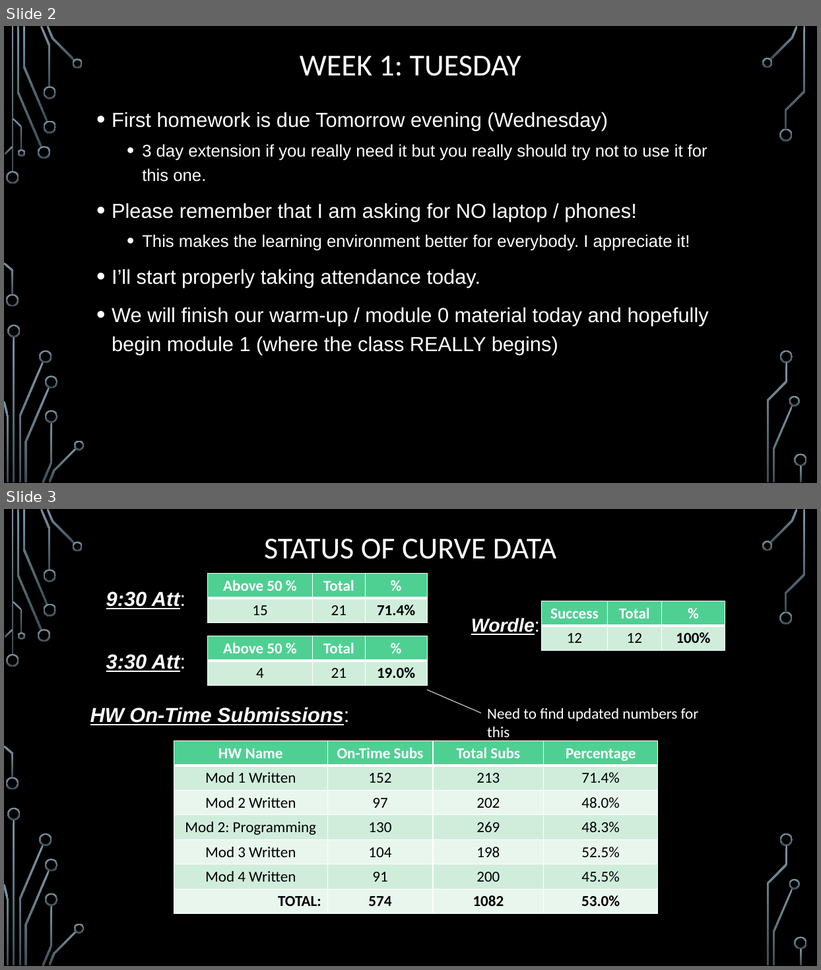
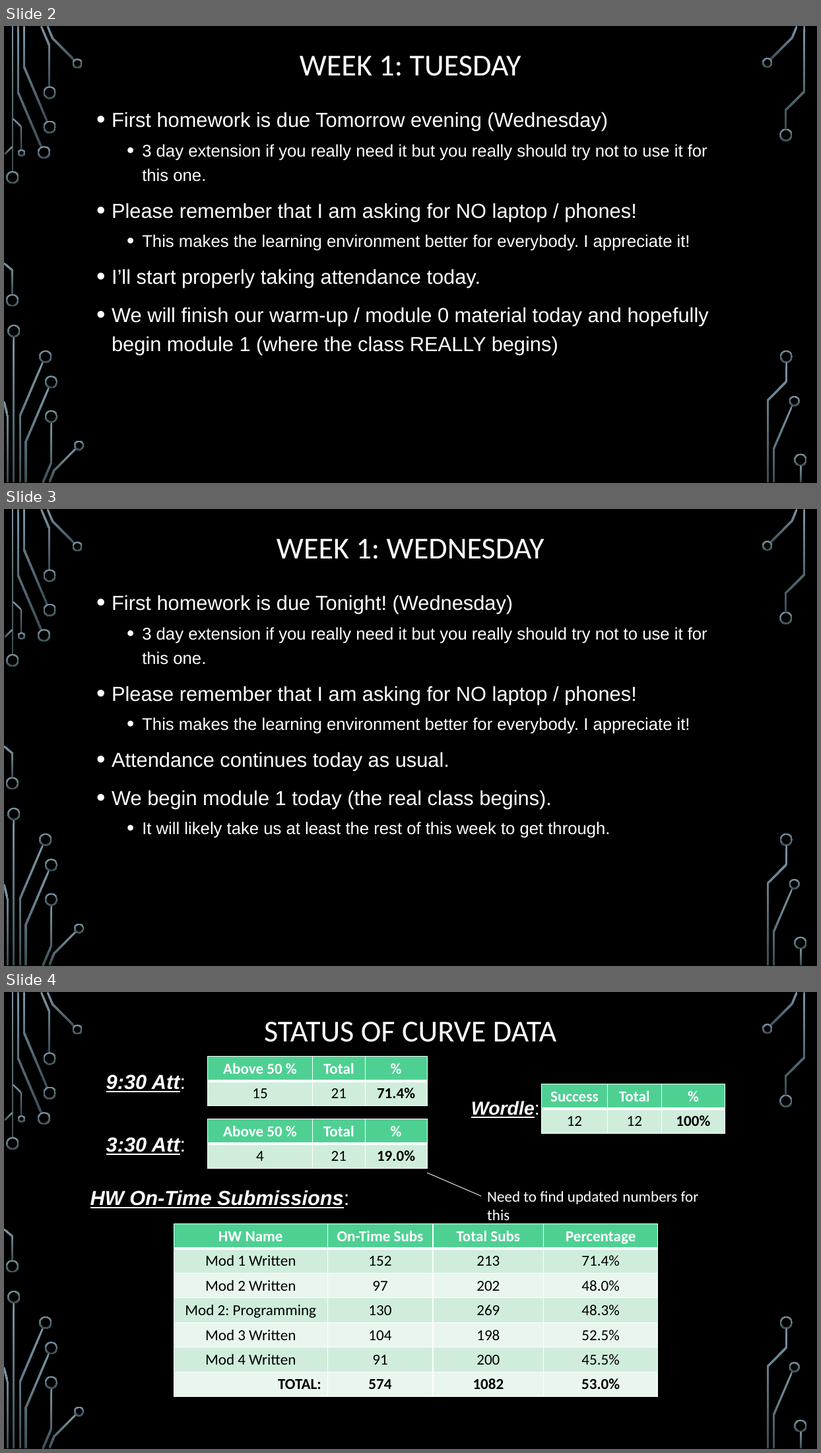
Before and after one commit to markfloryan/dmt2, a slide deck: slides/00-DailyAnnouncements.pptx. Shown one above the other, each under a label of ours: slides 2 and 3 before the commit, slides 2, 3 and 4 after it. The pictures are 821x970 and 821x1453 pixels, drawn with LibreOffice and Linux fonts; fonts in the diff are those of the drawing; background and template pictures are left out. Boxes give left, top, right and bottom in pixels: in the first picture for what was removed or moved away, otherwise in the second. Text is boxed around its words. In the diff, an @@ line names an element or a change of style, - is before the commit and + after.

Commit message:
announcements and small changes to RL slides

```diff
--- a/slides/00-DailyAnnouncements.pptx
+++ b/slides/00-DailyAnnouncements.pptx
@@ slide 3 added at box(4, 509, 817, 966), background picture (left out); not listed: 36 template elements that a slide beside it also shows @@
@@ title added at box(277, 539, 545, 559), 36 pt, text #FFFFFF @@
+WEEK 1: WEDNESDAY
@@ text added at box(112, 595, 708, 838), 20 pt, text #FFFFFF @@
+• First homework is due Tonight! (Wednesday)
+  • 3 day extension if you really need it but you really should try not to use it for this one.
+• Please remember that I am asking for NO laptop / phones!
+  • This makes the learning environment better for everybody. I appreciate it!
+• Attendance continues today as usual.
+• We begin module 1 today (the real class begins).
+  • It will likely take us at least the rest of this week to get through.
@@ what was slide 3 is now slide 4 @@
```
Also in this commit, not shown: 1 other file.
